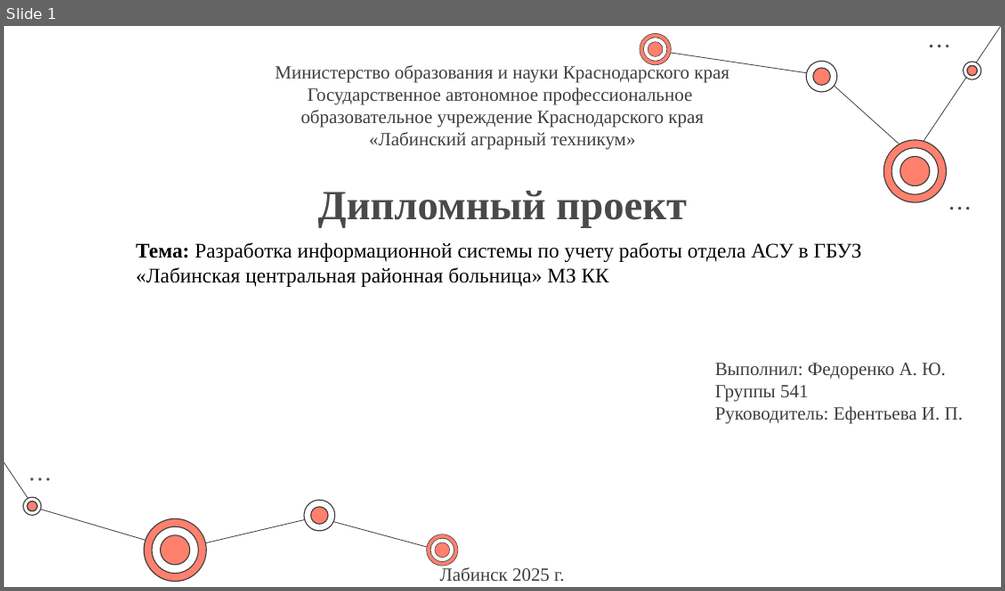
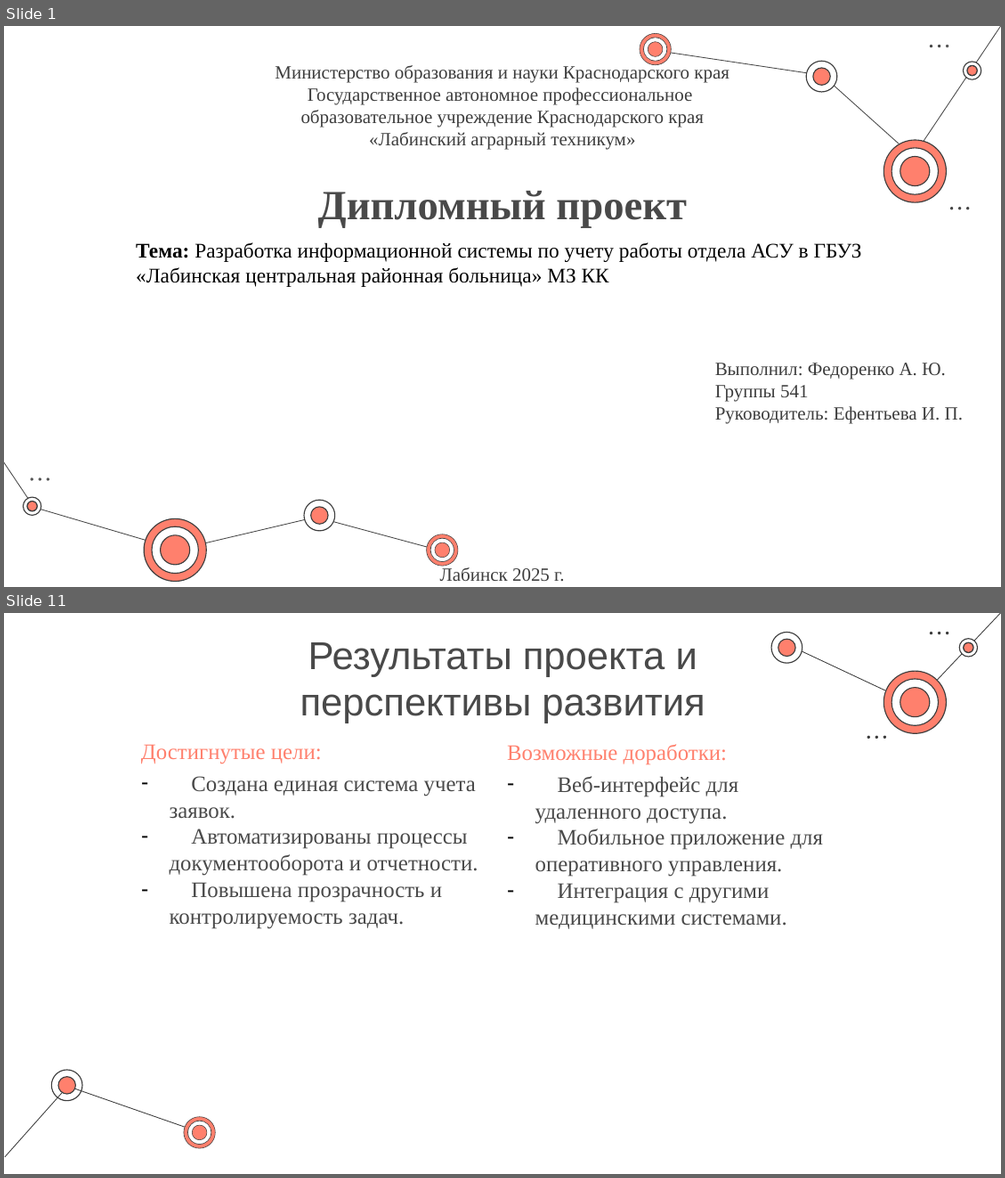
Before and after one commit to KaliShau/CSWT-CSharp, a slide deck: Презентация на защиту.pptx. Shown one above the other, each under a label of ours: slide 1 before the commit, slides 1 and 11 after it; the slides between them are not shown. The pictures are 1005x591 and 1005x1178 pixels, drawn with LibreOffice and Linux fonts; fonts in the diff are those of the drawing. Boxes give left, top, right and bottom in pixels: in the first picture for what was removed or moved away, otherwise in the second. Text is boxed around its words. In the diff, an @@ line names an element or a change of style, - is before the commit and + after.

```diff
--- a/Презентация на защиту.pptx
+++ b/Презентация на защиту.pptx
@@ slide 11 added at (x1=4, y1=613, x2=1001, y2=1174), background #FFFFFF @@
@@ group added at (x1=771, y1=632, x2=803, y2=664): 4 freeform shapes @@
@@ line added from (1001, 613) to (914, 704), #3D3D3D 0.75 pt @@
@@ ellipse added at (x1=930, y1=632, x2=933, y2=634), fill #3D3D3D @@
@@ ellipse added at (x1=938, y1=632, x2=941, y2=634), fill #3D3D3D @@
@@ ellipse added at (x1=947, y1=632, x2=949, y2=634), fill #3D3D3D @@
@@ title added at (x1=300, y1=642, x2=704, y2=723), 37.4 pt, text #494949 @@
+Результаты проекта и перспективы развития
@@ line added from (914, 705) to (788, 645), #3D3D3D 0.75 pt @@
@@ group added at (x1=959, y1=638, x2=979, y2=657): 4 freeform shapes @@
@@ group added at (x1=883, y1=671, x2=947, y2=734): 6 freeform shapes @@
@@ text added at (x1=141, y1=745, x2=322, y2=763), 21.4 pt, text #FF806D @@
+Достигнутые цели:
@@ text added at (x1=507, y1=744, x2=727, y2=764), 21.4 pt, text #FF806D @@
+Возможные доработки:
@@ ellipse added at (x1=867, y1=736, x2=870, y2=738), fill #3D3D3D @@
@@ ellipse added at (x1=875, y1=736, x2=878, y2=738), fill #3D3D3D @@
@@ ellipse added at (x1=883, y1=736, x2=886, y2=738), fill #3D3D3D @@
@@ text added at (x1=170, y1=776, x2=478, y2=928), 21.4 pt, text #494949 @@
+– Создана единая система учета заявок.
+– Автоматизированы процессы документооборота и отчетности.
+– Повышена прозрачность и контролируемость задач.
@@ text added at (x1=535, y1=776, x2=823, y2=929), 21.4 pt, text #494949 @@
+– Веб-интерфейс для удаленного доступа.
+– Мобильное приложение для оперативного управления.
+– Интеграция с другими медицинскими системами.
@@ line added from (5, 1157) to (68, 1086), #3D3D3D 0.75 pt @@
@@ freeform shape added at (x1=51, y1=1070, x2=83, y2=1102), fill #3D3D3D @@
@@ freeform shape added at (x1=57, y1=1076, x2=76, y2=1094), fill #3D3D3D @@
@@ freeform shape added at (x1=58, y1=1077, x2=76, y2=1094), fill #FF806D @@
@@ line added from (68, 1086) to (201, 1133), #3D3D3D 0.75 pt @@
@@ group added at (x1=184, y1=1116, x2=216, y2=1149): 6 freeform shapes @@
```
Also in this commit, not shown: 2 slides changed, 8 other slides added, 1 slide removed, 2 other files.
